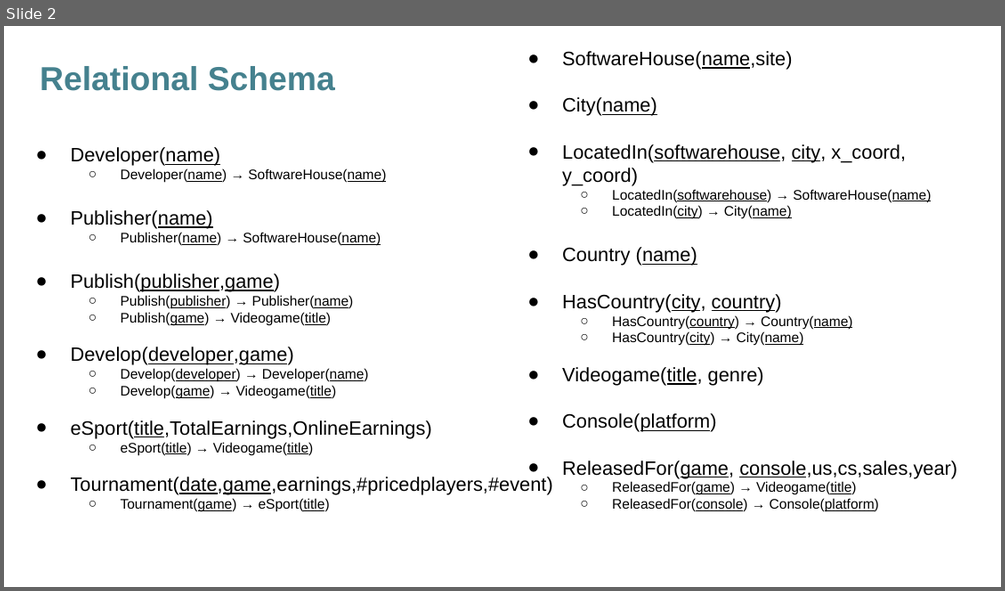
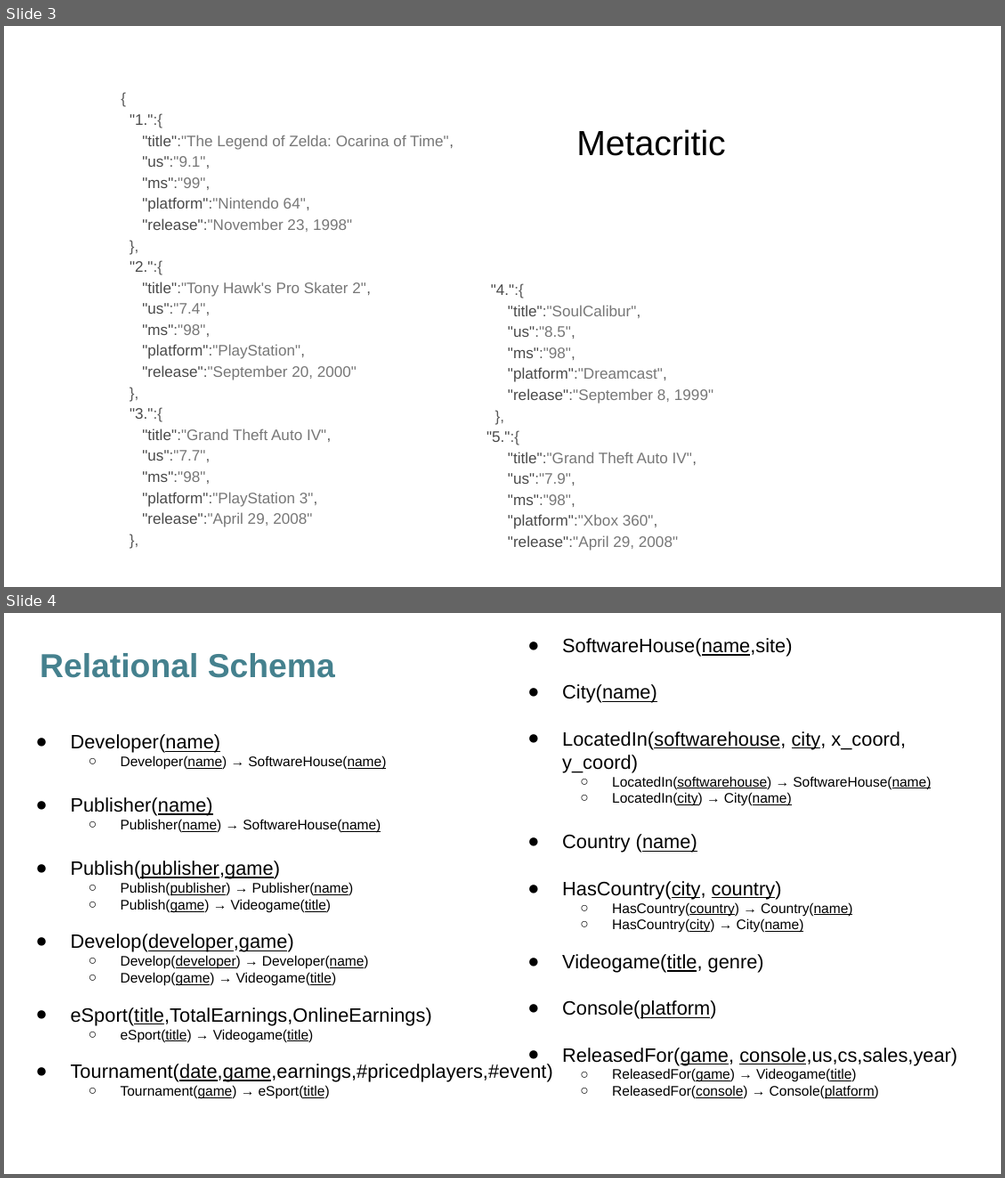
Before and after one commit to 1655653/LSDM, a slide deck: proposals/ER diagram.pptx. Shown one above the other, each under a label of ours: slide 2 before the commit, slides 3 and 4 after it. The pictures are 1005x591 and 1005x1178 pixels, drawn with LibreOffice and Linux fonts; fonts in the diff are those of the drawing. Boxes give left, top, right and bottom in pixels: in the first picture for what was removed or moved away, otherwise in the second. Text is boxed around its words. In the diff, an @@ line names an element or a change of style, - is before the commit and + after.

```diff
--- a/proposals/ER diagram.pptx
+++ b/proposals/ER diagram.pptx
@@ slide 3 added at [4,26,1001,587], background #FFFFFF @@
@@ text added at [129,113,453,527], 11 pt, text #777777 @@
+{
+"1.":{
+"title":"The Legend of Zelda: Ocarina of Time",
+"us":"9.1",
+"ms":"99",
+"platform":"Nintendo 64",
+"release":"November 23, 1998"
+},
+"2.":{
+"title":"Tony Hawk's Pro Skater 2",
+"us":"7.4",
+"ms":"98",
+"platform":"PlayStation",
+"release":"September 20, 2000"
+},
+"3.":{
+"title":"Grand Theft Auto IV",
+"us":"7.7",
+"ms":"98",
+"platform":"PlayStation 3",
+"release":"April 29, 2008"
+},
@@ title added at [576,129,726,156], 25.2 pt, text #000000 @@
+Metacritic
@@ text added at [486,283,713,550], 11 pt, text #777777 @@
+"4.":{
+"title":"SoulCalibur",
+"us":"8.5",
+"ms":"98",
+"platform":"Dreamcast",
+"release":"September 8, 1999"
+},
+"5.":{
+"title":"Grand Theft Auto IV",
+"us":"7.9",
+"ms":"98",
+"platform":"Xbox 360",
+"release":"April 29, 2008"
@@ what was slide 2 is now slide 4 @@
```
Also in this commit, not shown: 1 slide changed, 1 other slide added, 1 other file.
